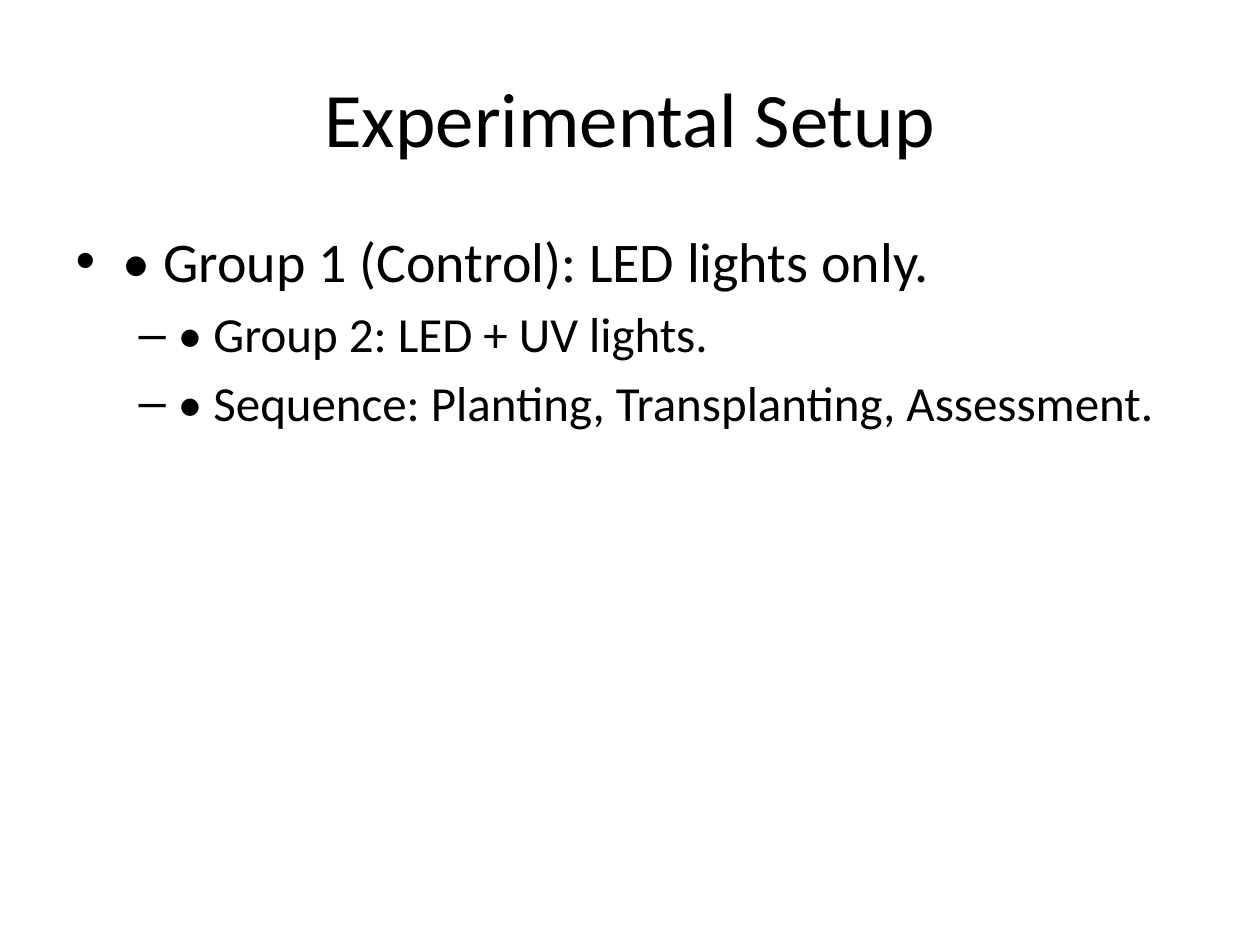
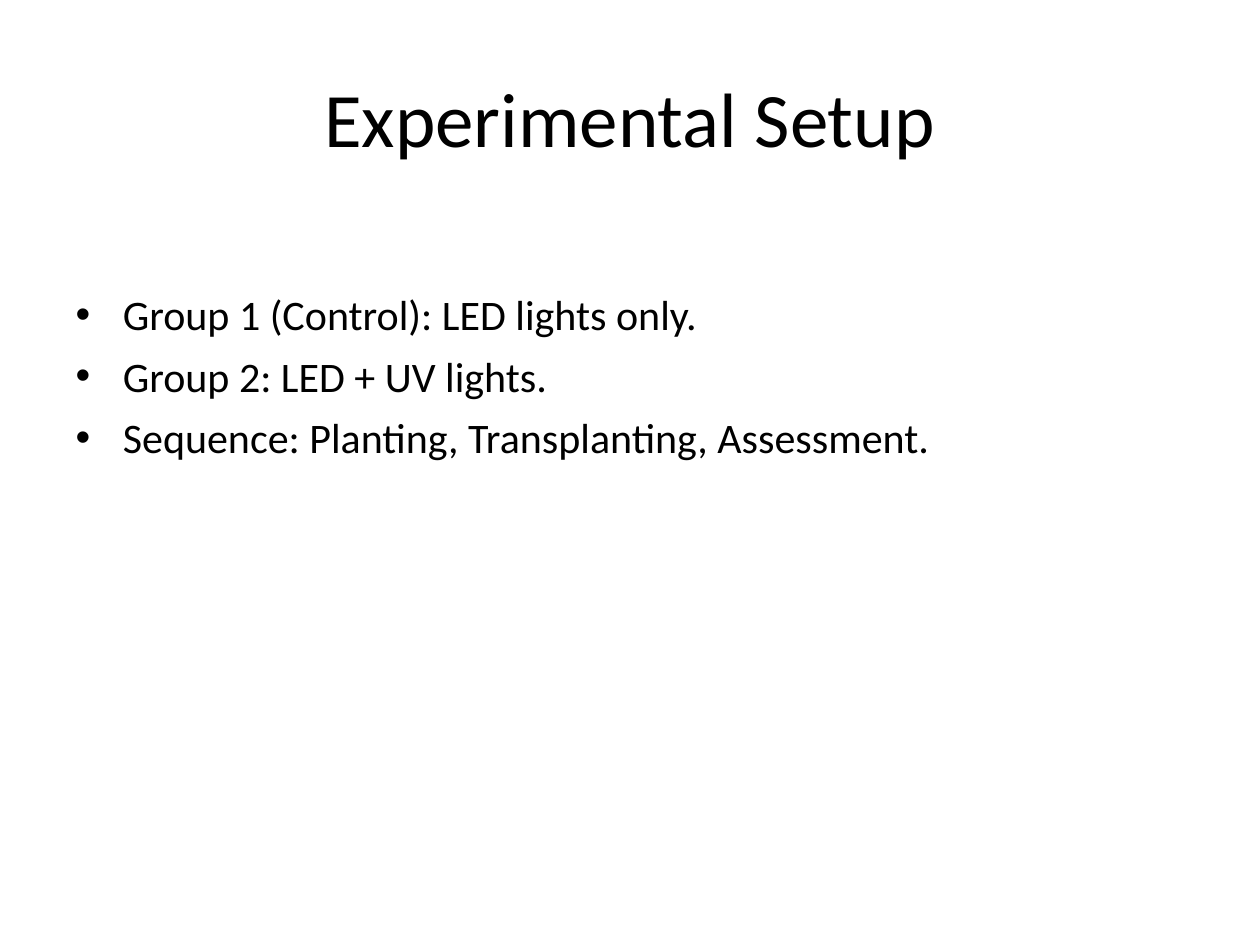
Before and after one commit to IngoGiebel/qbio403_exp_impact_uv-light_on_cannabis_seedling_dev, a slide deck: slide 6 of docs/presentations/Impact_of_UV_Light_on_Cannabis_Seedling_Development.pptx. Drawn at 1260x945 pixels with LibreOffice and Linux fonts; fonts in the diff are those of the drawing. Boxes give left, top, right and bottom in pixels: in the first picture for what was removed or moved away, otherwise in the second. Text is boxed around its words. In the diff, an @@ line names an element or a change of style, - is before the commit and + after.

```diff
--- a/docs/presentations/Impact_of_UV_Light_on_Cannabis_Seedling_Development.pptx
+++ b/docs/presentations/Impact_of_UV_Light_on_Cannabis_Seedling_Development.pptx
@@ text at [123, 299, 929, 461]: text changed; size 28 to 24 pt @@
-• • Group 1 (Control): LED lights only.
-  – • Group 2: LED + UV lights.
-  – • Sequence: Planting, Transplanting, Assessment.
+• Group 1 (Control): LED lights only.
+• Group 2: LED + UV lights.
+• Sequence: Planting, Transplanting, Assessment.
```
Also in this commit, not shown: 8 other slides changed, 1 slide added, 1 slide removed, 10 other files.
